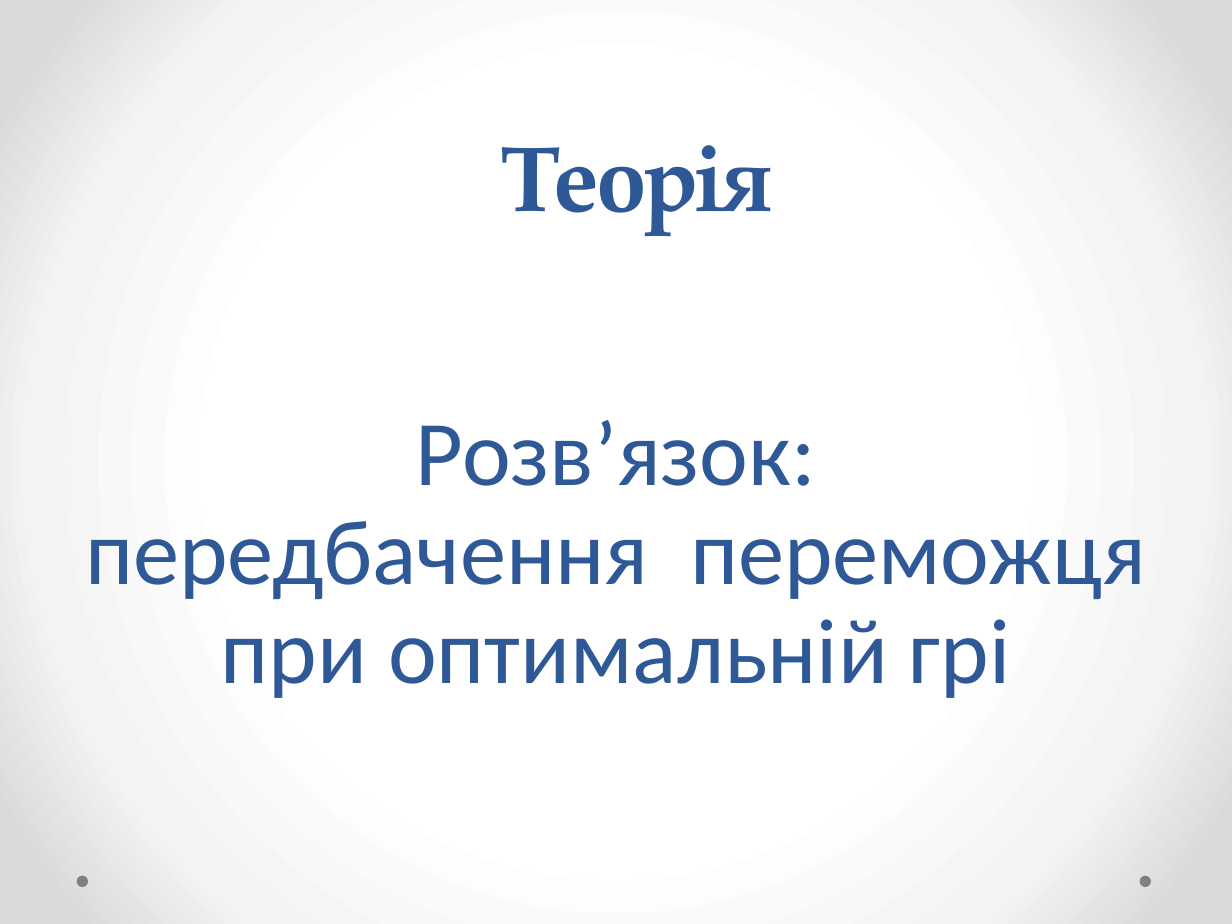
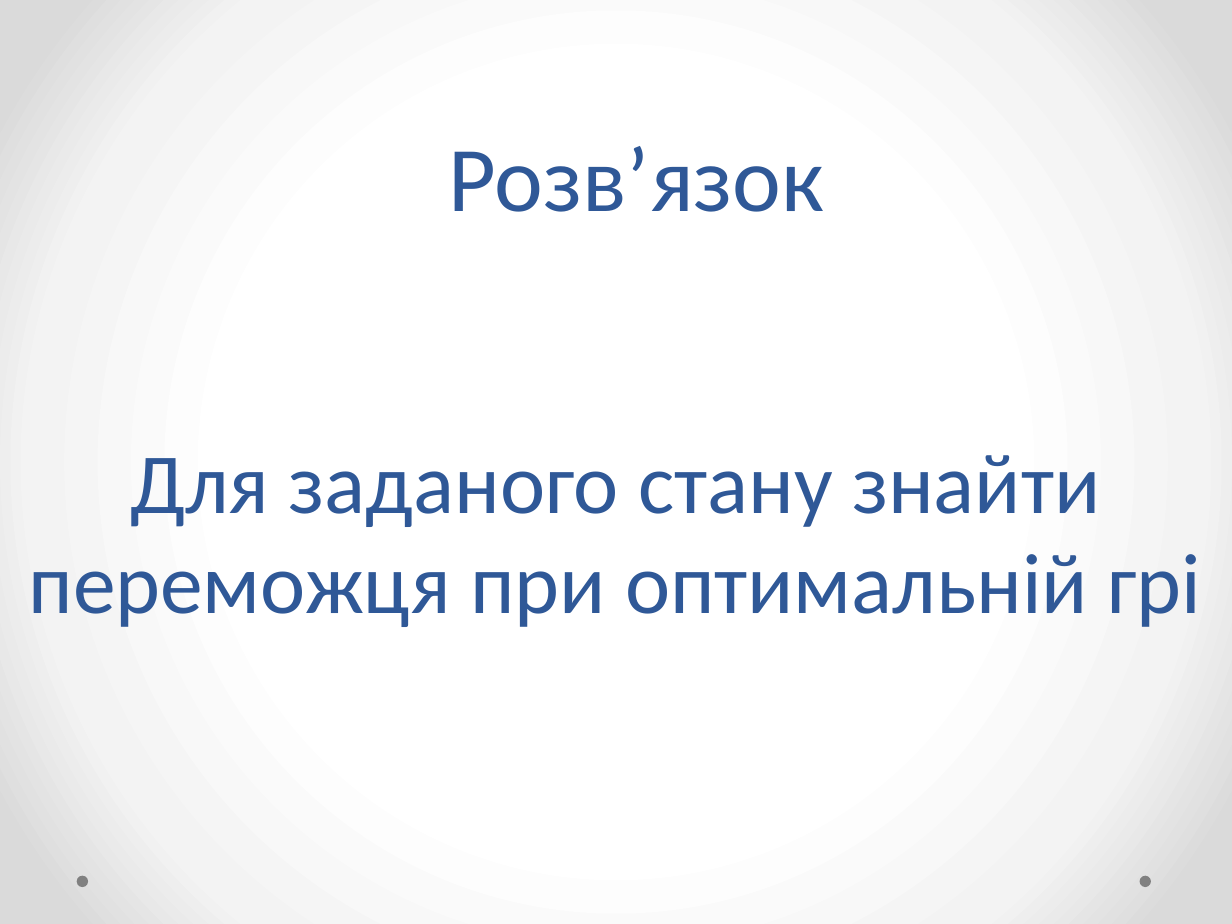
Before and after one commit to MarkiyanMatsekh/SpragueGrundyTheory, a slide deck: slide 5 of PaperWork/Presentation.pptx (slide 3 before the commit). Drawn at 1232x924 pixels with LibreOffice and Linux fonts; fonts in the diff are those of the drawing. Boxes give left, top, right and bottom in pixels: in the first picture for what was removed or moved away, otherwise in the second. Text is boxed around its words. In the diff, an @@ line names an element or a change of style, - is before the commit and + after.

```diff
--- a/PaperWork/Presentation.pptx
+++ b/PaperWork/Presentation.pptx
@@ text at (449, 146, 825, 212): text changed; font TeX Gyre Pagella to Calibri; bold off @@
-Теорія
+Розв’язок
@@ title at (29, 455, 1201, 627): text changed; size 54 to 50 pt @@
-Розв’язок:
-передбачення переможця при оптимальній грі
+Для заданого стану знайти переможця при оптимальній грі
```
Also in this commit, not shown: 10 other slides changed, 12 slides added, 4 slides removed, 8 other files.
